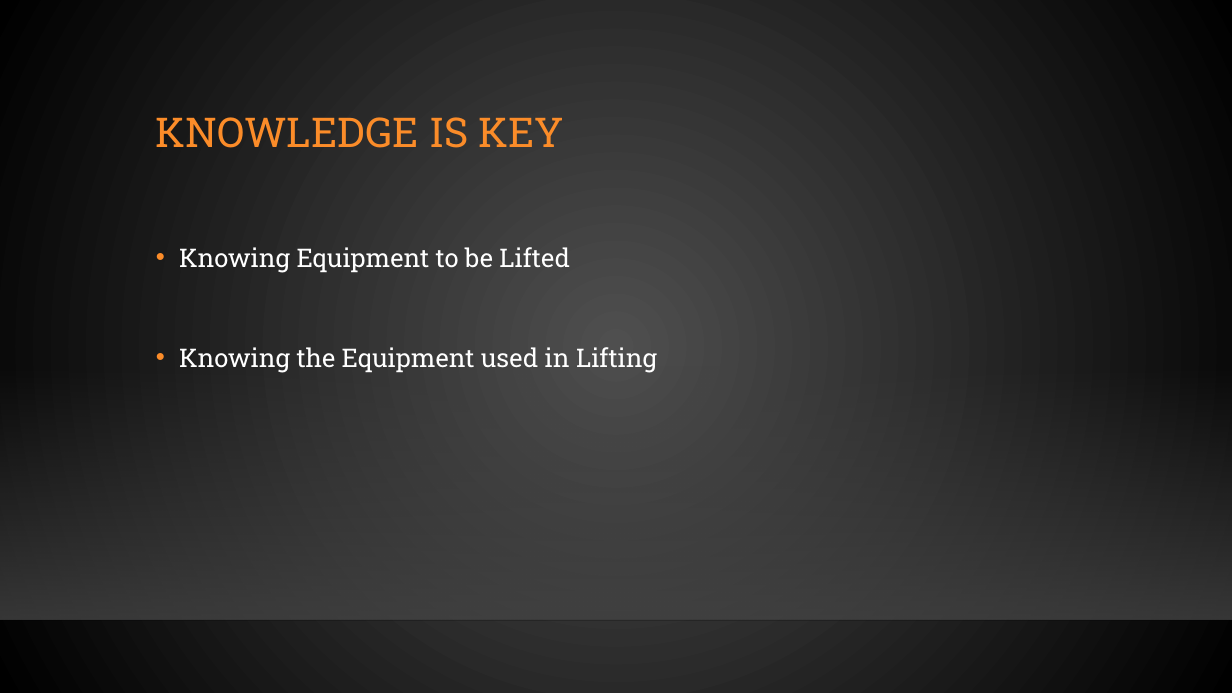
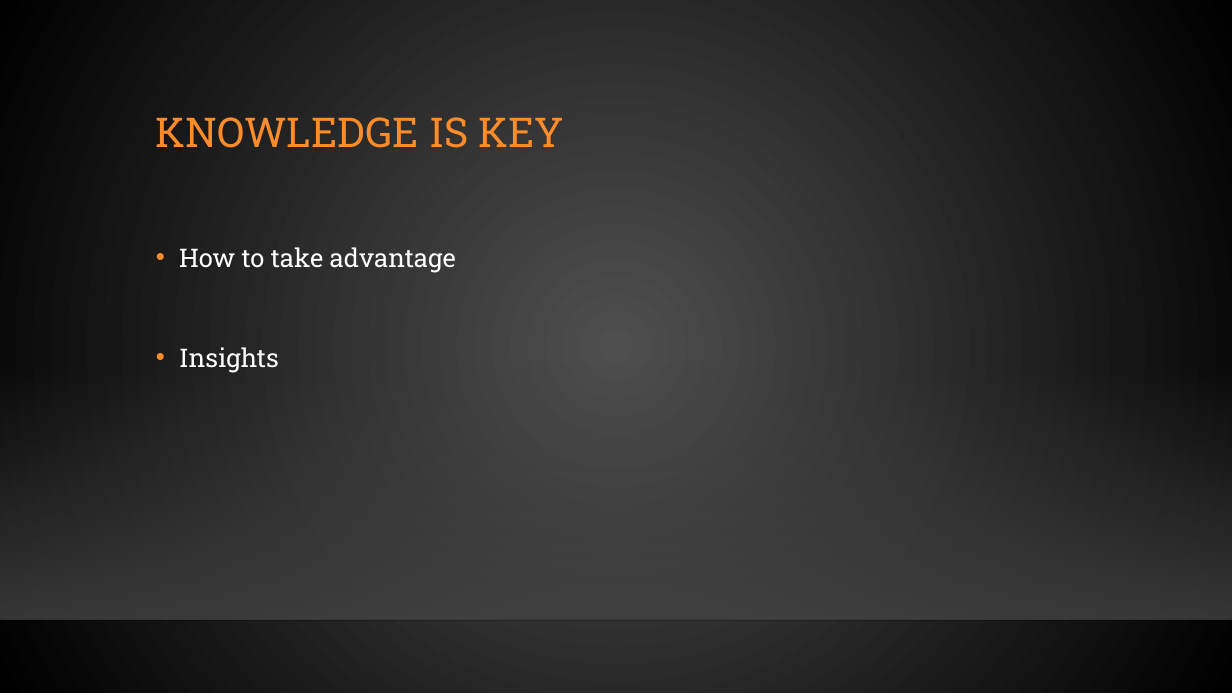
Before and after one commit to jobongie/group10_project2, a slide deck: slide 15 of Project_2_Group_10.pptx (slide 14 before the commit). Drawn at 1232x693 pixels with LibreOffice and Linux fonts; fonts in the diff are those of the drawing; background and template pictures are left out. Boxes give left, top, right and bottom in pixels: in the first picture for what was removed or moved away, otherwise in the second. Text is boxed around its words. In the diff, an @@ line names an element or a change of style, - is before the commit and + after.

Commit message:
Presentation Update

```diff
--- a/Project_2_Group_10.pptx
+++ b/Project_2_Group_10.pptx
@@ text at [179, 247, 456, 373]: text changed @@
-• Knowing Equipment to be Lifted
-• Knowing the Equipment used in Lifting
+• How to take advantage
+• Insights
```
Also in this commit, not shown: 5 other slides changed, 8 slides added, 7 slides removed, 58 other files.
